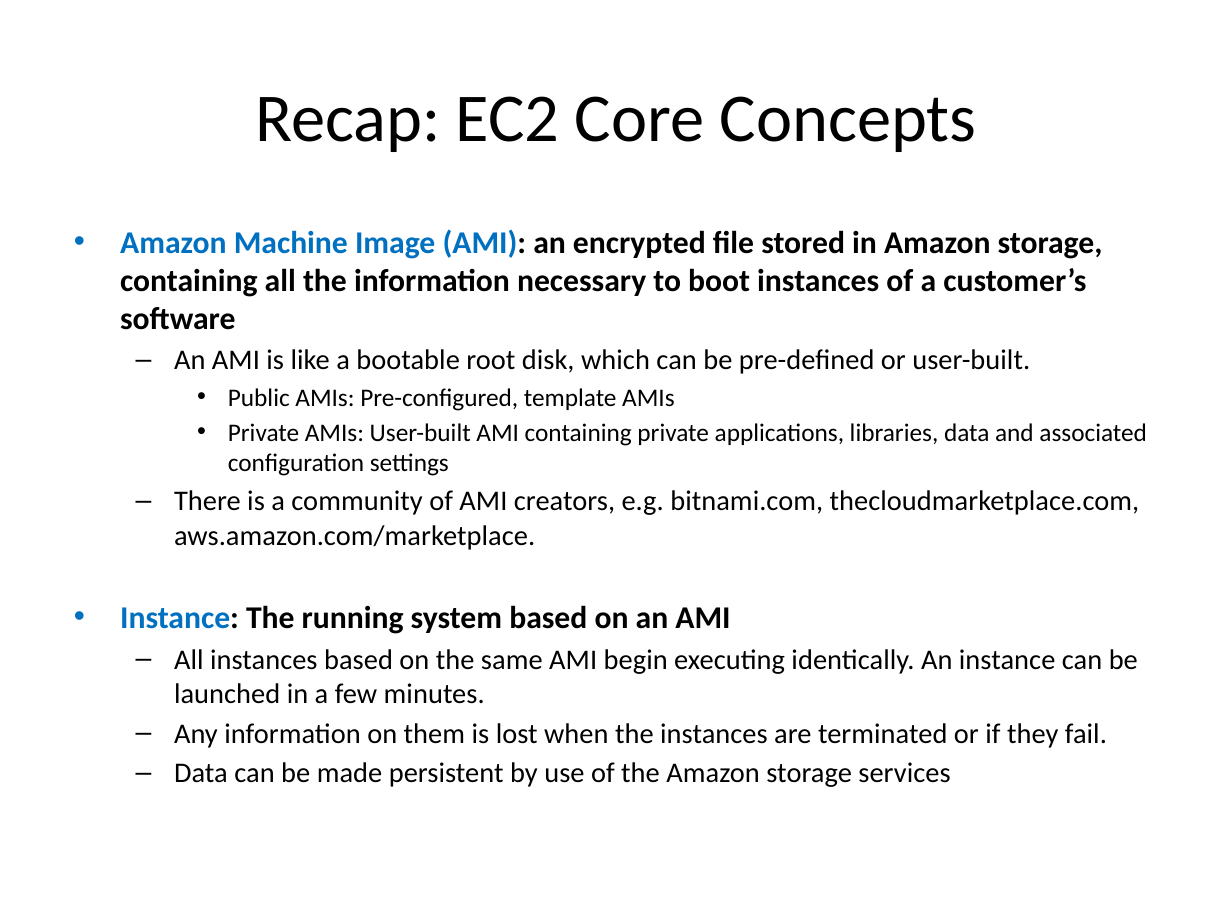
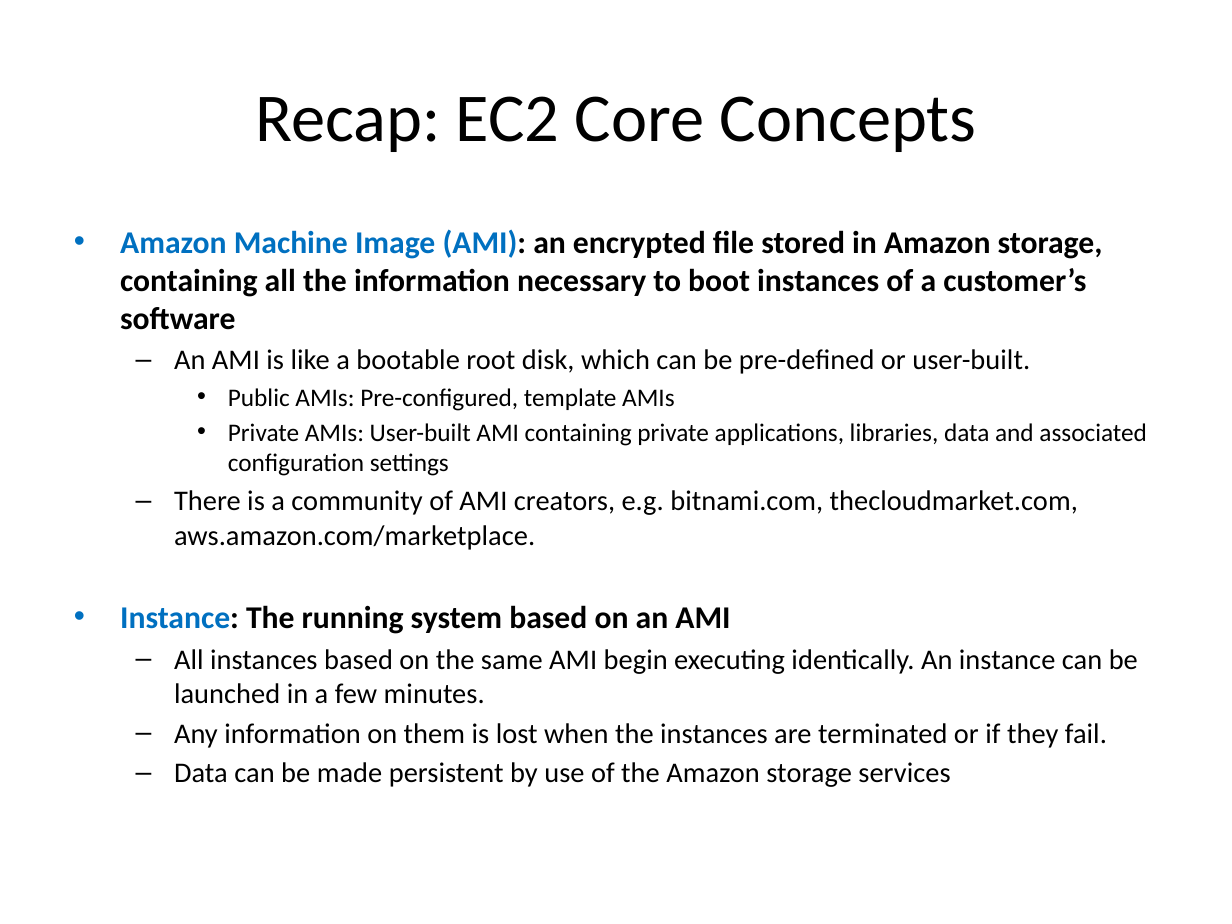
Before and after one commit to Hingo/ansible_meteor, a slide deck: slide 7 of presentation/slide_deck.pptx (slide 5 before the commit). Drawn at 1232x924 pixels with LibreOffice and Linux fonts; fonts in the diff are those of the drawing. Boxes give left, top, right and bottom in pixels: in the first picture for what was removed or moved away, otherwise in the second. Text is boxed around its words. In the diff, an @@ line names an element or a change of style, - is before the commit and + after.

Commit message:
updated slide deck

```diff
--- a/presentation/slide_deck.pptx
+++ b/presentation/slide_deck.pptx
@@ text at (x1=174, y1=490, x2=1078, y2=550): text changed @@
-  – There is a community of AMI creators, e.g. bitnami.com, thecloudmarketplace.com, aws.amazon.com/marketplace.
+  – There is a community of AMI creators, e.g. bitnami.com, thecloudmarket.com, aws.amazon.com/marketplace.
```
Also in this commit, not shown: 3 other slides changed, 9 slides added.
